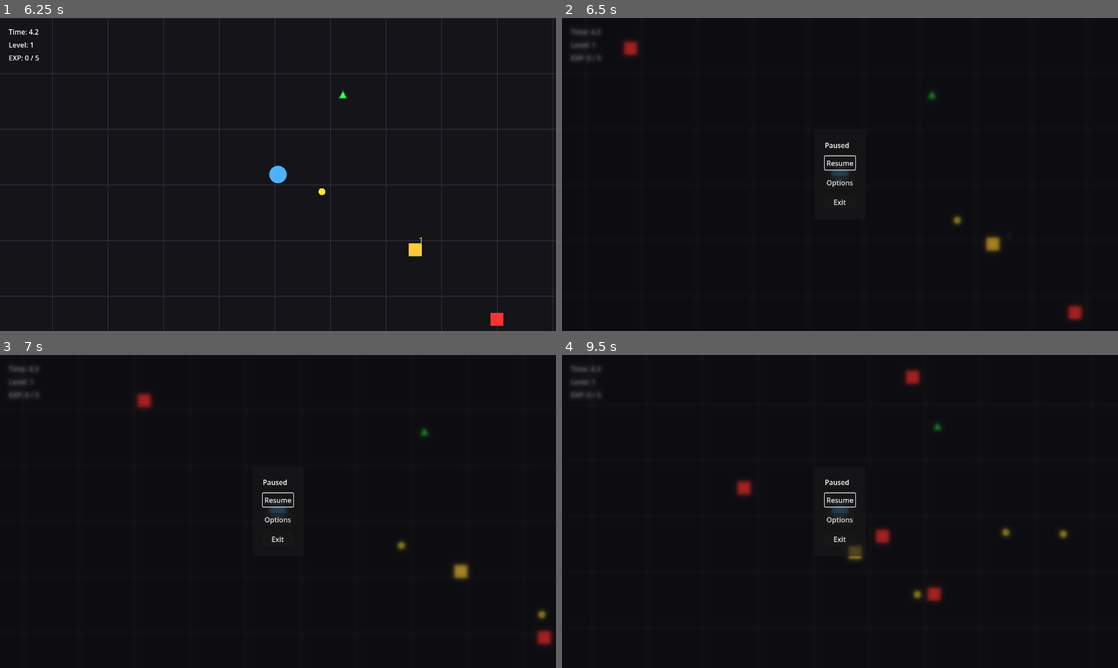
Above: before the commit, frames 1-4 (two rows, left to right).
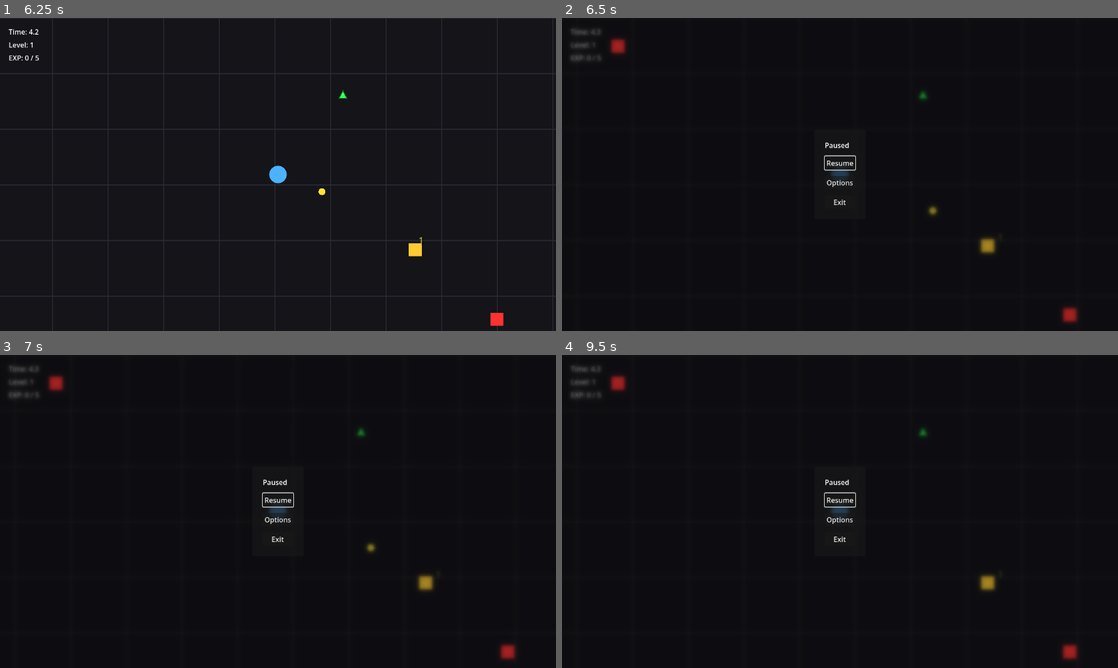
Above: after the commit, the same moments.

Repository: EthanAGi/CircleSurvivor
Game: Godot game, scene res://scenes/main_menu.tscn
Two runs of this game, one before a commit and one after it. Both use one fixed random seed, a clock stepped at 60 frames per second and the inputs below.
Inputs (mouse positions are in pixels of both pictures, inside the frame that each line leads up to):
- Up to frame 1 (6.25 s): click "Start" at 0.5 s; click "Test Character" at 1.25 s; click "Test Level" at 2 s; tap Enter at 2.75 s; move the mouse to (400, 158) at 2.77 s; hold D (move_right) 2.78-3.53 s; move the mouse to (166, 190) at 3.52 s; hold S (move_down) 3.53-4.28 s; move the mouse to (333, 105) at 4.27 s; hold D (move_right) 4.28-5.03 s; move the mouse to (250, 237) at 5.02 s; hold W (move_up) 5.03-5.78 s; move the mouse to (444, 221) at 5.77 s; hold A (move_left) from 5.78 s (still down)
- Up to frame 2 (6.5 s): keep holding A (move_left); tap Escape (pause) at 6.4 s
- Up to frame 3 (7 s): keep holding A (move_left); move the mouse to (111, 464) at 6.52 s
- Up to frame 4 (9.5 s): move the mouse to (867, 511) at 7.27 s; release A (move_left) at 7.28 s; hold S (move_down) 7.28-8.03 s; move the mouse to (756, 433) at 8.02 s; hold D (move_right) 8.03-8.78 s; move the mouse to (962, 495) at 8.77 s; hold W (move_up) from 8.78 s (still down)

Frame 1 is identical in both runs. In frame 2, 0.7% of the frame differs, in the area x 8-94%, y 6-98%; in frame 3, 1.1%; in frame 4, 1.4%, in the area x 8-93%, y 4-98%.

Commit message:
Add: Pausing Stops Game

Diff:
--- a/scripts/main.gd
+++ b/scripts/main.gd
@@ -140,7 +140,12 @@
 func _ready() -> void:
 	rng.randomize()
 
+	# Keep Main always processing so it can still receive pause input.
 	process_mode = Node.PROCESS_MODE_ALWAYS
+
+	# Force gameplay nodes to actually pause.
+	player.process_mode = Node.PROCESS_MODE_PAUSABLE
+	spawn_timer.process_mode = Node.PROCESS_MODE_PAUSABLE
 
 	_setup_camera()
 
@@ -268,6 +273,7 @@
 	var camera: Camera2D = Camera2D.new()
 	camera.enabled = true
 	camera.position = Vector2.ZERO
+	camera.process_mode = Node.PROCESS_MODE_PAUSABLE
 	player.add_child(camera)
 
 func _update_spawn_difficulty() -> void:
@@ -318,6 +324,7 @@
 func _spawn_orbit_balls() -> void:
 	for i in range(orbit_ball_count):
 		var orbit_ball: Node = orbit_ball_scene.instantiate()
+		orbit_ball.process_mode = Node.PROCESS_MODE_PAUSABLE
 		add_child(orbit_ball)
 		orbit_ball.player = player
 		orbit_ball.lifetime = orbit_ball_duration
@@ -351,6 +358,7 @@
 			continue
 
 		var lightning: Node = lightning_scene.instantiate()
+		lightning.process_mode = Node.PROCESS_MODE_PAUSABLE
 		add_child(lightning)
 		lightning.global_position = enemy.global_position
 		lightning.strike_radius = 26.0 * attack_size_multiplier
@@ -375,6 +383,7 @@
 		return
 
 	var missile = missile_scene.instantiate()
+	missile.process_mode = Node.PROCESS_MODE_PAUSABLE
 	add_child(missile)
 	missile.global_position = player.global_position
 
@@ -427,6 +436,7 @@
 
 func _spawn_enemy() -> void:
 	var enemy: Area2D = enemy_scene.instantiate()
+	enemy.process_mode = Node.PROCESS_MODE_PAUSABLE
 	add_child(enemy)
 
 	enemy.player = player
@@ -493,6 +503,7 @@
 		return
 
 	var bullet: Node = bullet_scene.instantiate()
+	bullet.process_mode = Node.PROCESS_MODE_PAUSABLE
 	add_child(bullet)
 	bullet.global_position = spawn_position
 	bullet.direction = (target.global_position - spawn_position).normalized()
@@ -517,6 +528,7 @@
 		return
 
 	var damage_number: Node2D = damage_number_script.new()
+	damage_number.process_mode = Node.PROCESS_MODE_PAUSABLE
 	damage_number.setup(amount, color)
 	add_child(damage_number)
 	damage_number.global_position = world_position
@@ -534,6 +546,7 @@
 	var exp_type: int = _get_exp_type_from_enemy_type(enemy_type, exp_amount)
 
 	var exp_pickup: Node = exp_pickup_scene.instantiate()
+	exp_pickup.process_mode = Node.PROCESS_MODE_PAUSABLE
 	add_child(exp_pickup)
 	exp_pickup.global_position = enemy_position
 	exp_pickup.setup(player, exp_type)
